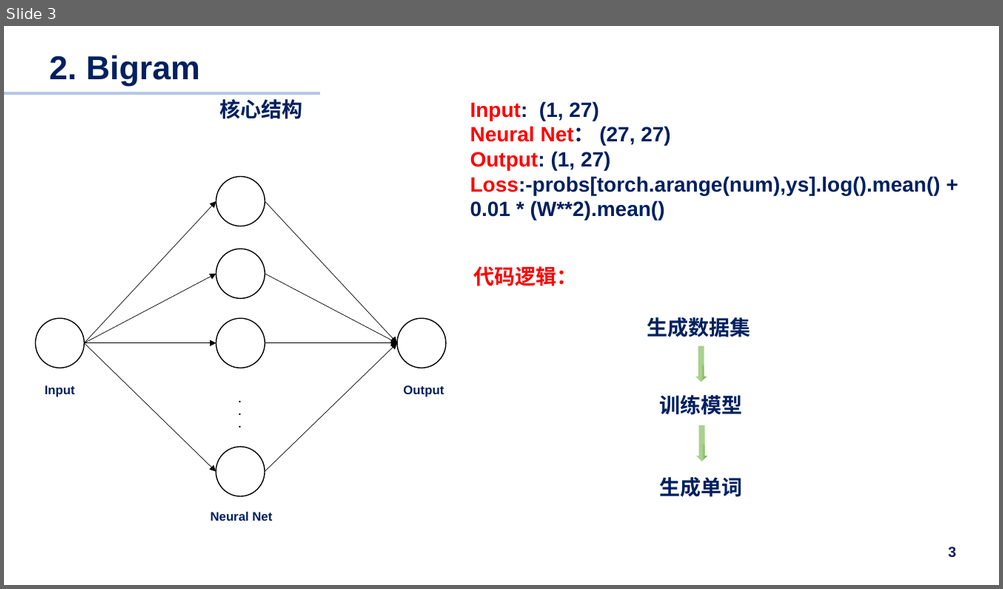
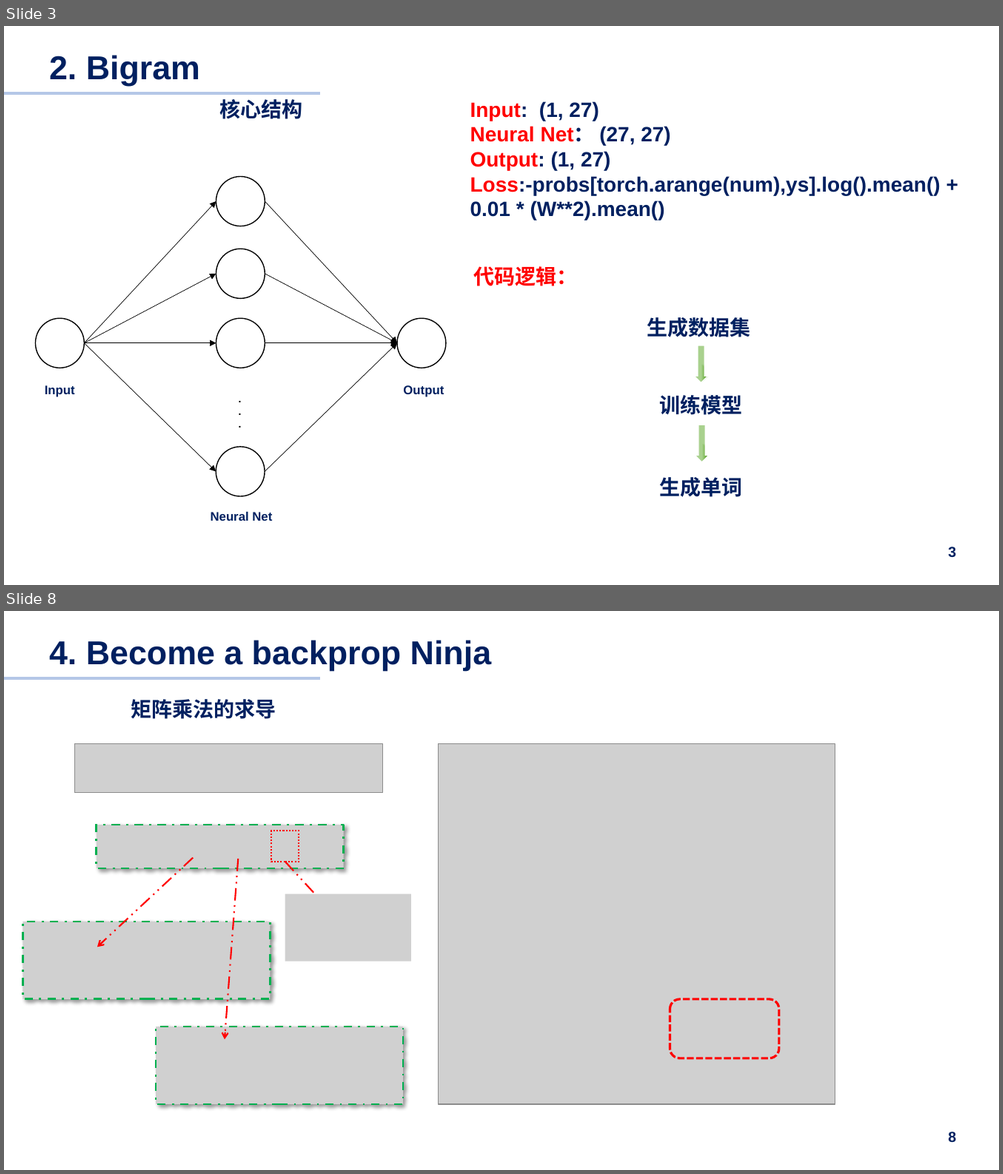
Before and after one commit to pilipala5/Neural-Network-from-zero-to-hero, a slide deck: Summary.pptx. Shown one above the other, each under a label of ours: slide 3 before the commit, slides 3 and 8 after it; the slides between them are not shown. The pictures are 1003x589 and 1003x1174 pixels, drawn with LibreOffice and Linux fonts; fonts in the diff are those of the drawing; grey boxes stand for pictures. Boxes give left, top, right and bottom in pixels: in the first picture for what was removed or moved away, otherwise in the second. Text is boxed around its words. In the diff, an @@ line names an element or a change of style, - is before the commit and + after.

```diff
--- a/Summary.pptx
+++ b/Summary.pptx
@@ slide 8 added at [4,611,999,1170], background #FFFFFF @@
@@ text added at [42,640,254,665], 32 pt, text #FFFFFF, bold @@
+  1.1染研究意义
@@ title added at [49,640,491,671], 32 pt, text #002060, bold @@
+4. Become a backprop Ninja
@@ line added from (4, 678) to (320, 678), #B4C7E7 2.5 pt @@
@@ text added at [131,699,276,719], 20 pt, text #002060, bold @@
+矩阵乘法的求导
@@ picture added at [75,743,382,793] @@
@@ picture added at [438,743,834,1104] @@
@@ picture added at [96,825,344,869] @@
@@ rectangle added at [271,831,299,862], outline #FF0000 1.5 pt dashed @@
@@ arrow added from (193, 858) to (97, 948), #FF0000 1.5 pt dashed @@
@@ arrow added from (239, 859) to (225, 1040), #FF0000 1.5 pt dashed @@
@@ arrow added from (285, 862) to (326, 906), #FF0000 1.5 pt dashed @@
@@ picture added at [285,894,412,962] @@
@@ picture added at [22,922,270,999] @@
@@ rounded rectangle added at [669,999,779,1059], outline #FF0000 2.25 pt dashed @@
@@ picture added at [156,1028,402,1105] @@
@@ page number added at [948,1132,956,1142], 14 pt, text #002060, bold @@
+8
```
Also in this commit, not shown: 2 slides changed, 2 other slides added, 3 other files.
